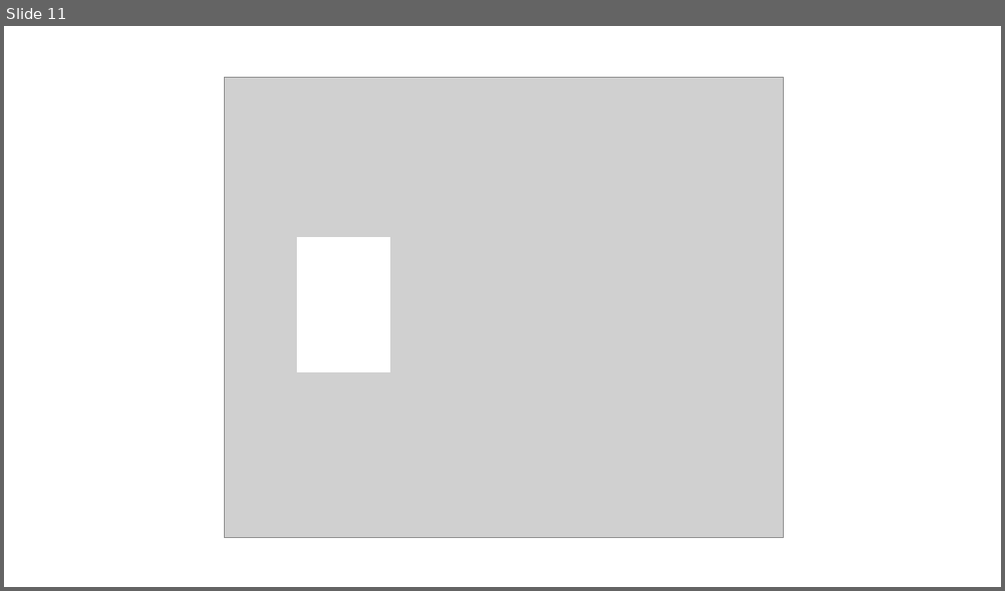
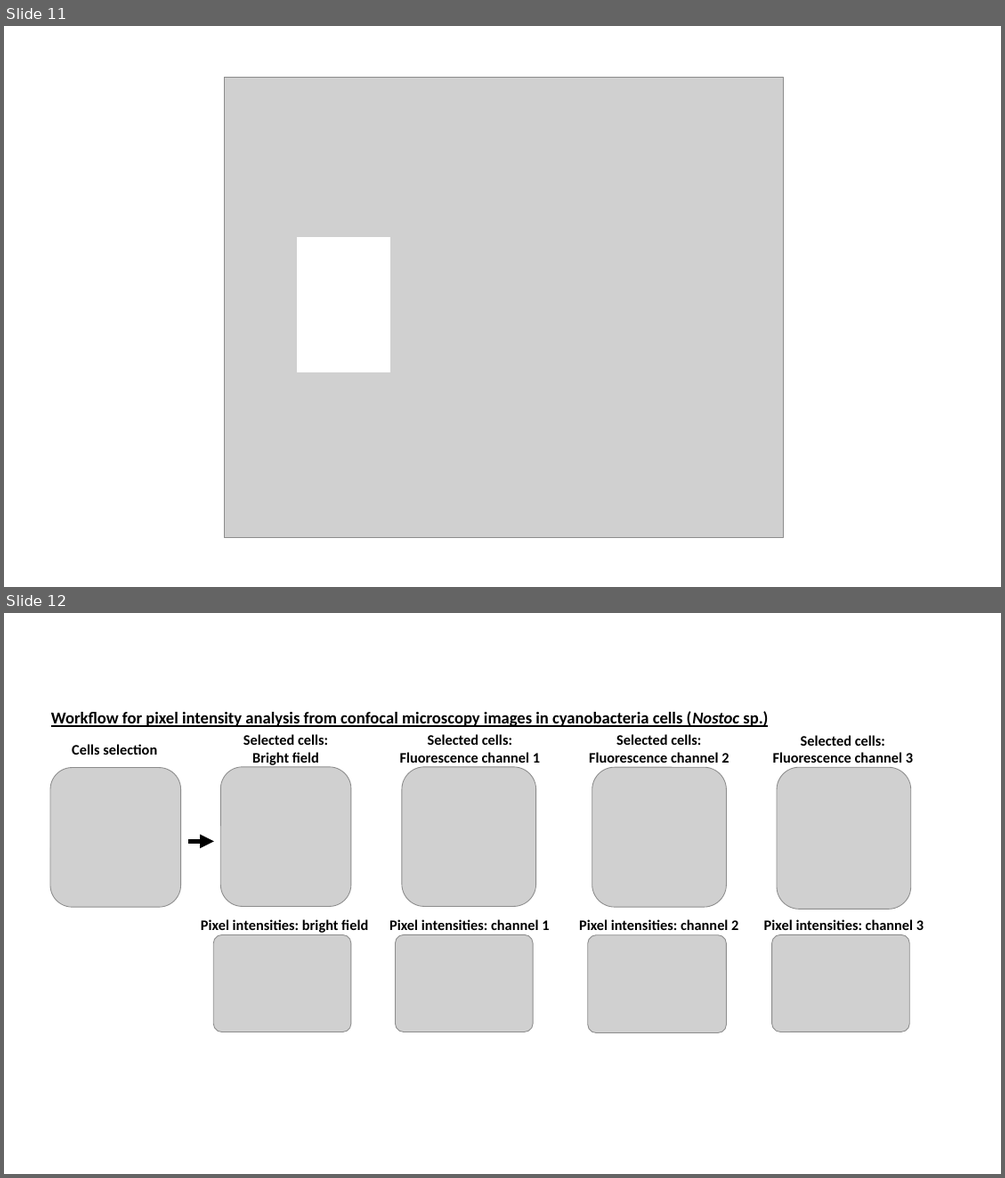
Before and after one commit to Zastupic/cyano-tools, a slide deck: website/static/files/images for website.pptx. Shown one above the other, each under a label of ours: slide 11 before the commit, slides 11 and 12 after it. The pictures are 1005x591 and 1005x1178 pixels, drawn with LibreOffice and Linux fonts; fonts in the diff are those of the drawing; grey boxes stand for pictures. Boxes give left, top, right and bottom in pixels: in the first picture for what was removed or moved away, otherwise in the second. Text is boxed around its words. In the diff, an @@ line names an element or a change of style, - is before the commit and + after.

Commit message:
cell size, pigment profiles analysis-workflow images, saving images into excel (cell size only)

```diff
--- a/website/static/files/images for website.pptx
+++ b/website/static/files/images for website.pptx
@@ slide 12 added at <box>4,613,1001,1174</box>, background #FFFFFF @@
@@ group added at <box>50,711,923,1033</box>: 10 texts, 9 pictures, 1 arrow @@
+Workflow for pixel intensity analysis from confocal microscopy images in cyanobacteria cells (Nostoc sp.)
+Selected cells:
+Bright field
+Selected cells:
+Fluorescence channel 1
+Selected cells:
+Fluorescence channel 2
+Selected cells:
+Fluorescence channel 3
+Cells selection
+Pixel intensities: bright field
+Pixel intensities: channel 1
+Pixel intensities: channel 2
+Pixel intensities: channel 3
```
Also in this commit, not shown: 3 other slides added, 15 other files.
